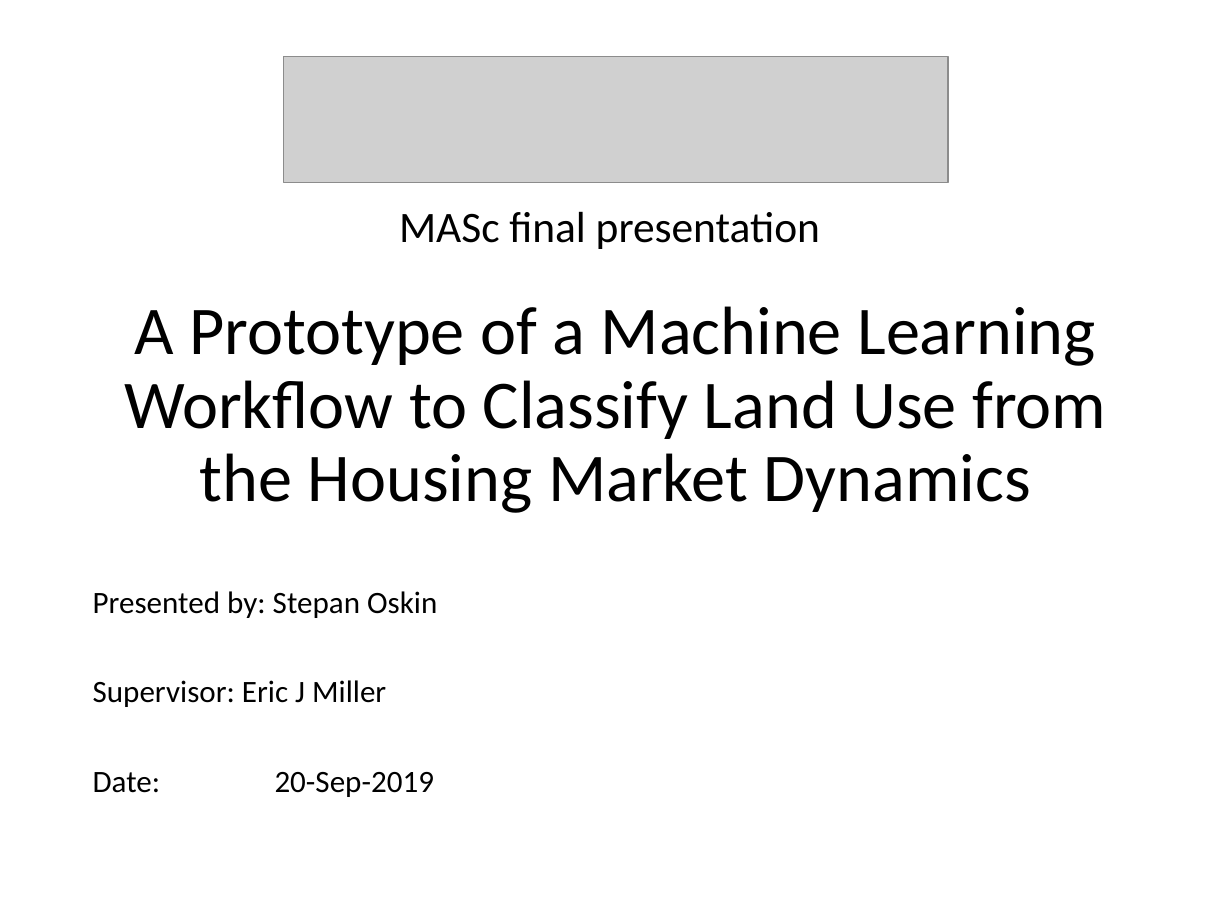
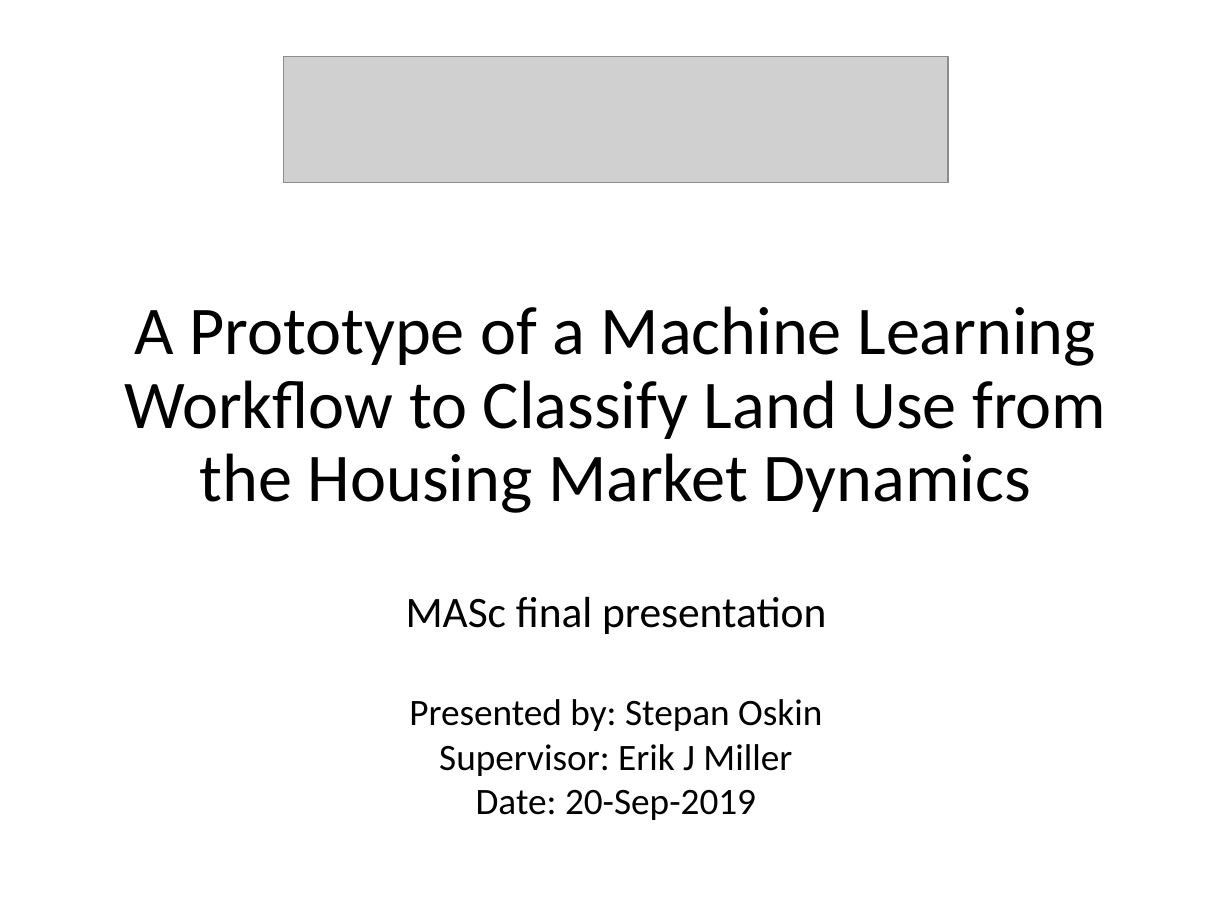
Before and after one commit to stepan-o/thesis, a slide deck: slide 1 of presentations/final_presentation.pptx. Drawn at 1232x924 pixels with LibreOffice and Linux fonts; fonts in the diff are those of the drawing; grey boxes stand for pictures. Boxes give left, top, right and bottom in pixels: in the first picture for what was removed or moved away, otherwise in the second. Text is boxed around its words. In the diff, an @@ line names an element or a change of style, - is before the commit and + after.

Commit message:
update presentation

```diff
--- a/presentations/final_presentation.pptx
+++ b/presentations/final_presentation.pptx
@@ subtitle removed at box(399, 211, 820, 249) @@
-MASc final presentation
@@ text "MASc final presentation": place and size @@
-text "MASc final presentation" at box(93, 591, 437, 797)
+text "MASc final presentation" at box(406, 596, 826, 820)
@@ text at box(406, 596, 826, 634): paragraph added @@
+MASc final presentation
@@ text at box(409, 699, 822, 820): size 20 to 24 pt in "Presented by: Stepan Oskin", "Date: 20-Sep-2019"; alignment left to centre; line spacing 1.2 to 1; less space between paragraphs @@
@@ text at box(439, 744, 792, 776): text changed; size 20 to 24 pt @@
-Supervisor: Eric J Miller
+Supervisor: Erik J Miller
```
Also in this commit, not shown: 11 other slides changed, 17 slides added, 4 slides removed.
